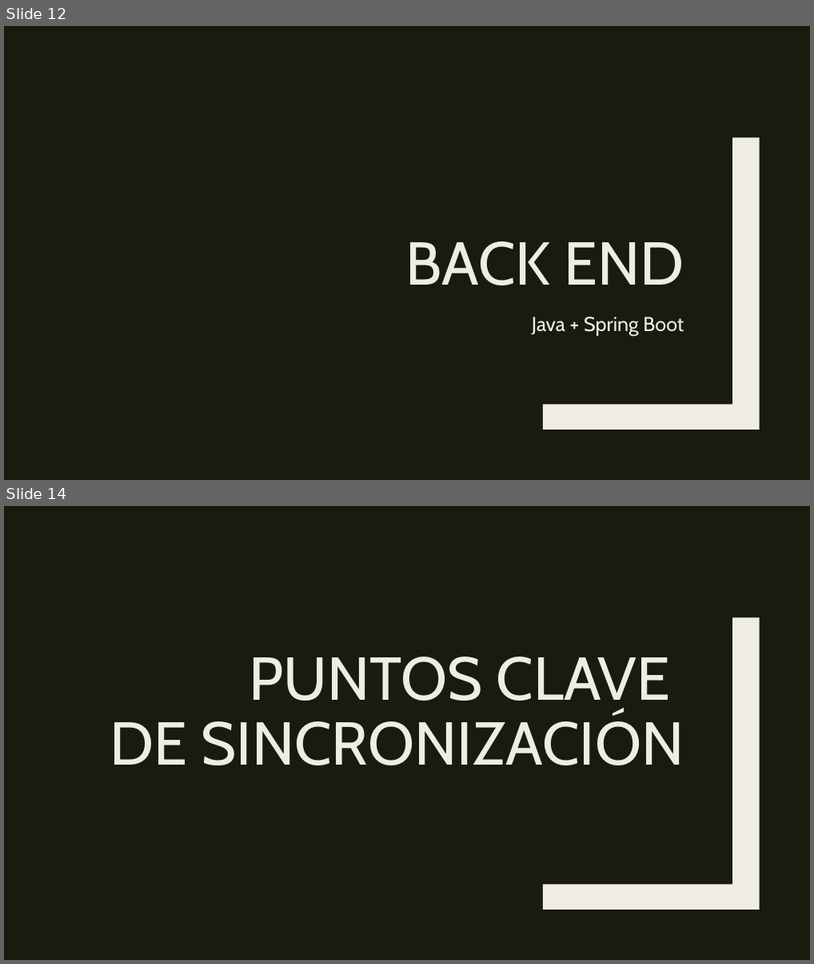
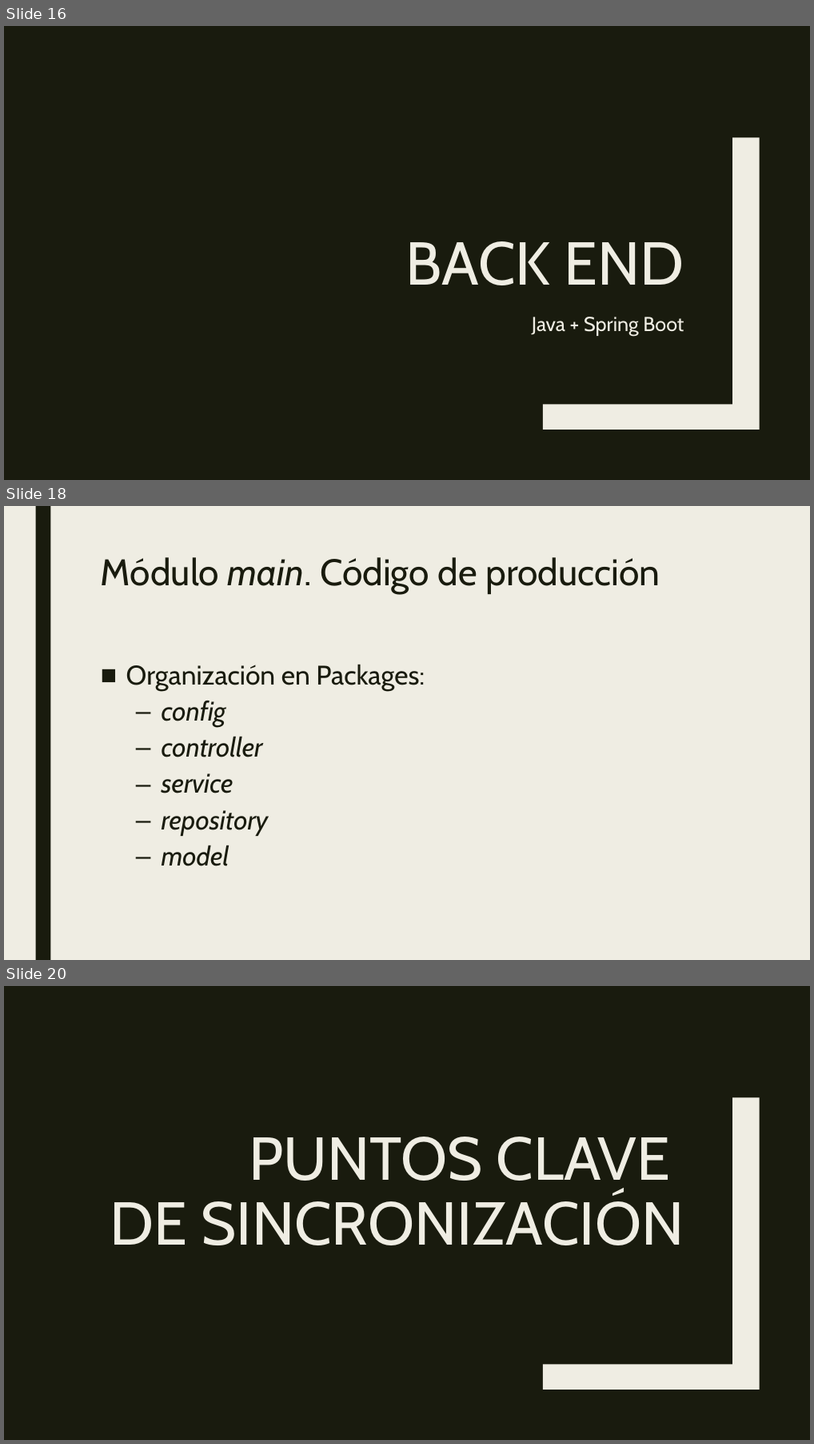
Before and after one commit to daniescorpio/Alafia, a slide deck: AlafiaPresentacion.pptx. Shown one above the other, each under a label of ours: slides 12 and 14 before the commit, slides 16, 18 and 20 after it; the slides between them are not shown. The pictures are 814x964 and 814x1444 pixels, drawn with LibreOffice and Linux fonts; fonts in the diff are those of the drawing. Boxes give left, top, right and bottom in pixels: in the first picture for what was removed or moved away, otherwise in the second. Text is boxed around its words. In the diff, an @@ line names an element or a change of style, - is before the commit and + after.

```diff
--- a/AlafiaPresentacion.pptx
+++ b/AlafiaPresentacion.pptx
@@ slide 18 added at bbox=[4, 506, 810, 960], background #EFEDE3 @@
@@ rectangle added at bbox=[35, 506, 50, 960], fill #191B0E @@
@@ title added at bbox=[101, 557, 660, 594], 44 pt, text #191B0E @@
+Módulo main. Código de producción
@@ text added at bbox=[126, 664, 425, 866], 32 pt, text #191B0E, italic @@
+■ Organización en Packages:
+  – config
+  – controller
+  – service
+  – repository
+  – model
@@ what was slide 12 is now slide 16 @@
@@ what was slide 14 is now slide 20 @@
```
Also in this commit, not shown: 4 slides changed, 13 other slides added, 7 slides removed.
